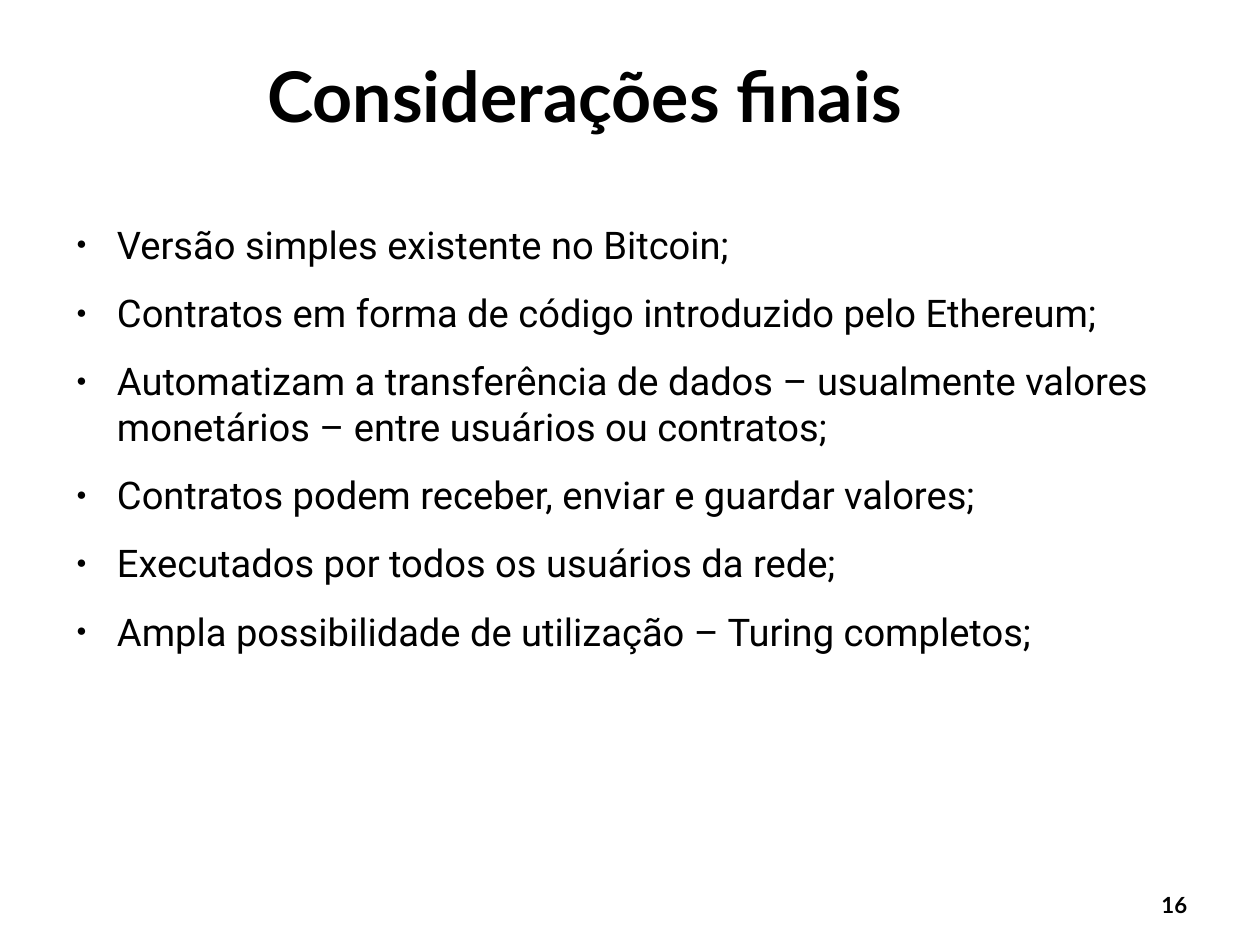
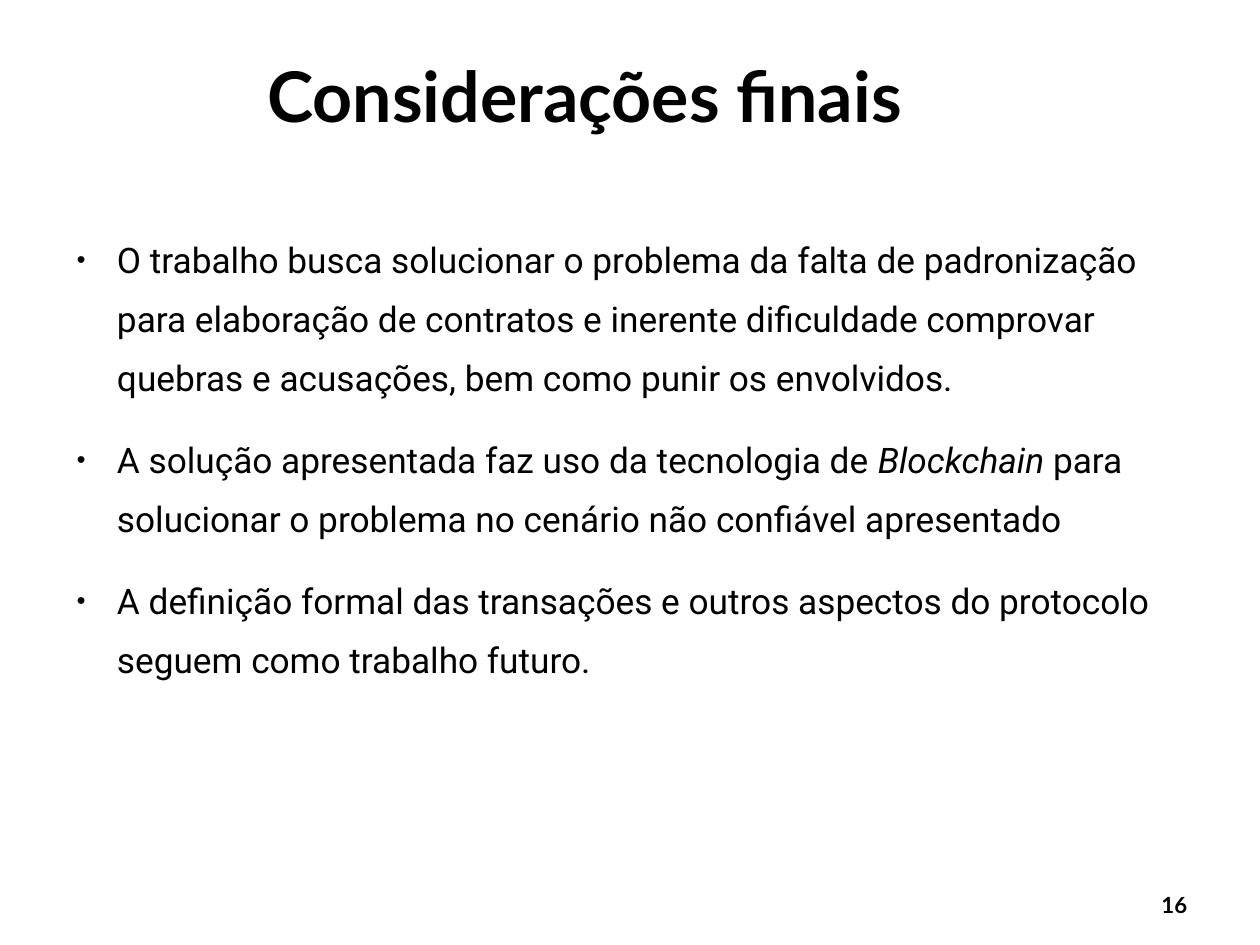
Before and after one commit to WiltonLoch/TCC, a slide deck: slide 16 of apresentacao_TCC_wilton.odp. Drawn at 1260x945 pixels with LibreOffice and Linux fonts; fonts in the diff are those of the drawing; background and template pictures are left out. Boxes give left, top, right and bottom in pixels: in the first picture for what was removed or moved away, otherwise in the second. Text is boxed around its words. In the diff, an @@ line names an element or a change of style, - is before the commit and + after.

```diff
--- a/apresentacao_TCC_wilton.odp
+++ b/apresentacao_TCC_wilton.odp
@@ text at [117, 246, 1149, 681]: text changed; size 24 to 22.2 pt @@
-● Versão simples existente no Bitcoin;
-● Contratos em forma de código introduzido pelo Ethereum;
-● Automatizam a transferência de dados – usualmente valores monetários – entre usuários ou contratos;
-● Contratos podem receber, enviar e guardar valores;
-● Executados por todos os usuários da rede;
-● Ampla possibilidade de utilização – Turing completos;
+● O trabalho busca solucionar o problema da falta de padronização para elaboração de contratos e inerente dificuldade comprovar quebras e acusações, bem como punir os envolvidos.
+● A solução apresentada faz uso da tecnologia de Blockchain para solucionar o problema no cenário não confiável apresentado
+● A definição formal das transações e outros aspectos do protocolo seguem como trabalho futuro.
```
Also in this commit, not shown: 1 other file.
